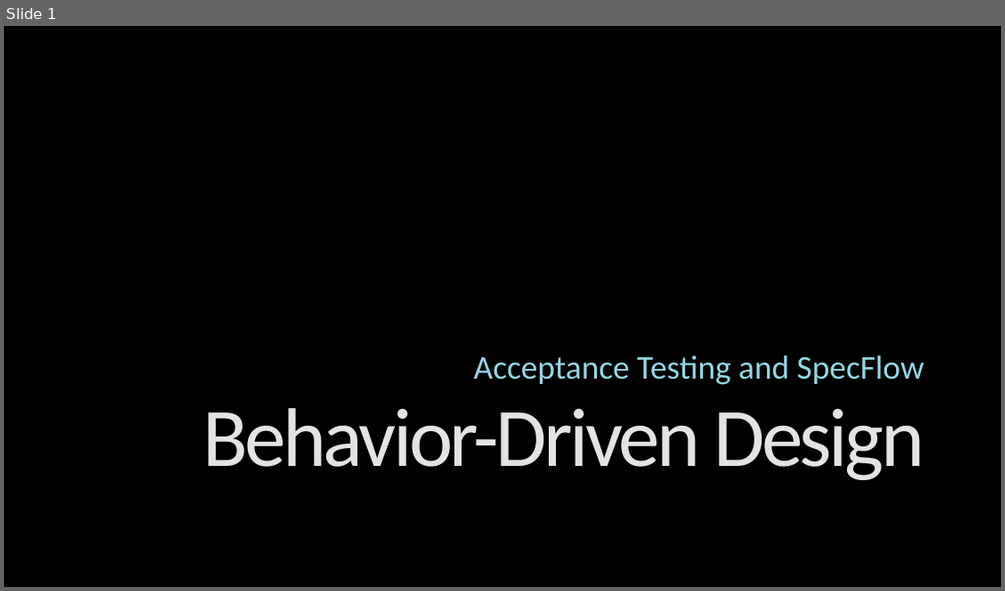
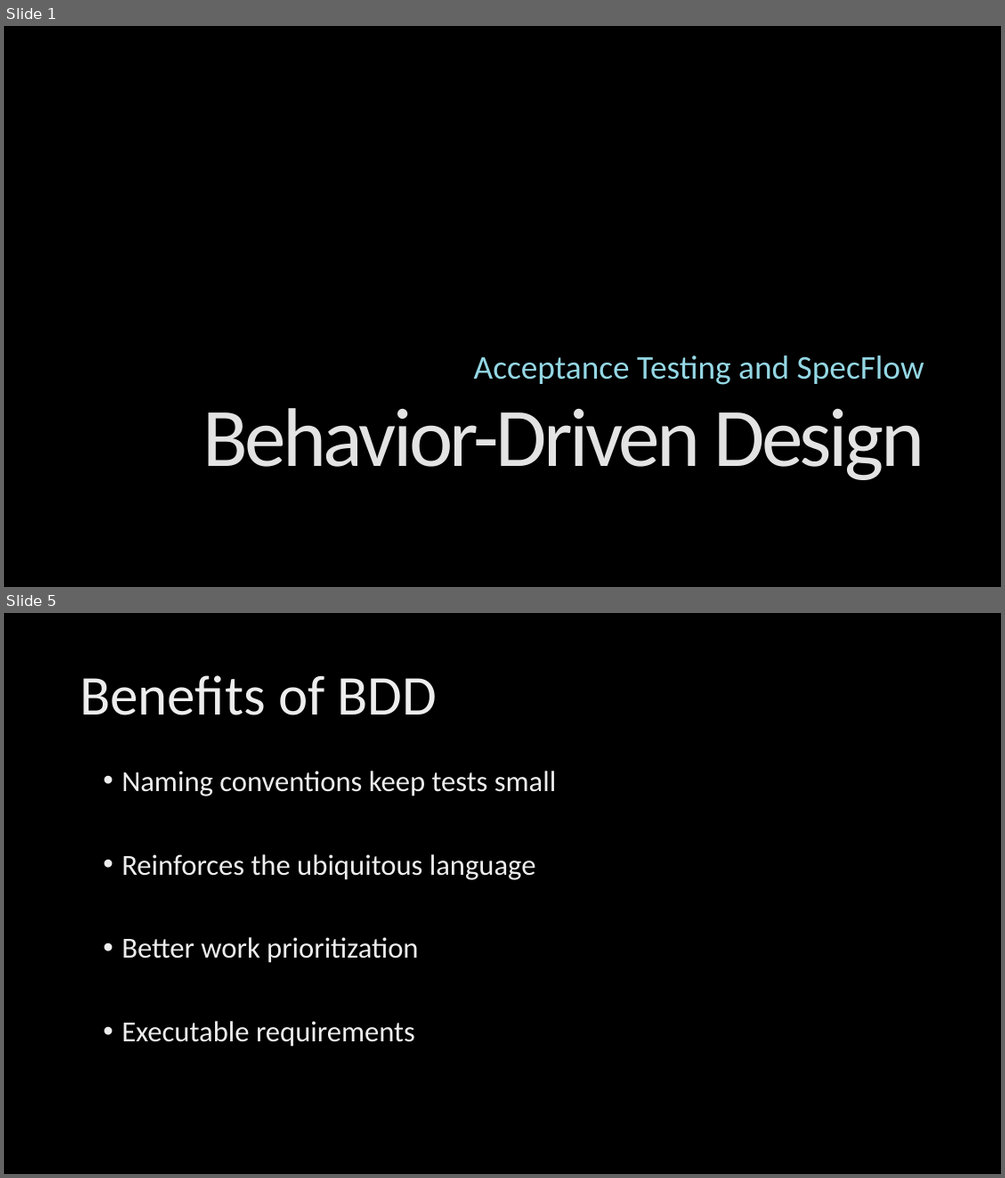
Before and after one commit to ingramam/BDD-lunch-and-learn, a slide deck: BDD.pptx. Shown one above the other, each under a label of ours: slide 1 before the commit, slides 1 and 5 after it; the slides between them are not shown. The pictures are 1005x591 and 1005x1178 pixels, drawn with LibreOffice and Linux fonts; fonts in the diff are those of the drawing; background and template pictures are left out. Boxes give left, top, right and bottom in pixels: in the first picture for what was removed or moved away, otherwise in the second. Text is boxed around its words. In the diff, an @@ line names an element or a change of style, - is before the commit and + after.

```diff
--- a/BDD.pptx
+++ b/BDD.pptx
@@ slide 5 added at bbox=[4, 613, 1001, 1174], background picture (left out) @@
@@ title added at bbox=[80, 675, 437, 715], 54 pt, text gradient #BFBFBF to #EDEDED to #FFFFFF @@
+Benefits of BDD
@@ text added at bbox=[121, 771, 556, 1046], 28 pt, text gradient #BFBFBF to #EDEDED to #FFFFFF @@
+• Naming conventions keep tests small
+• Reinforces the ubiquitous language
+• Better work prioritization
+• Executable requirements
```
Also in this commit, not shown: 3 other slides added, 1 slide removed.
